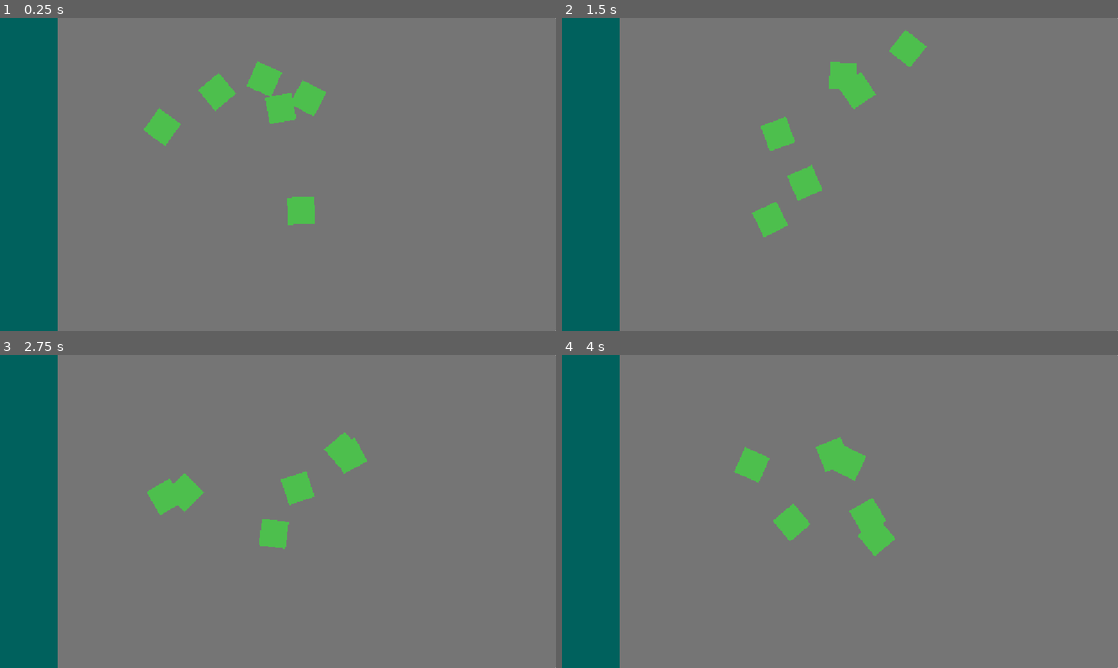
Above: before the commit, frames 1-4 (two rows, left to right).
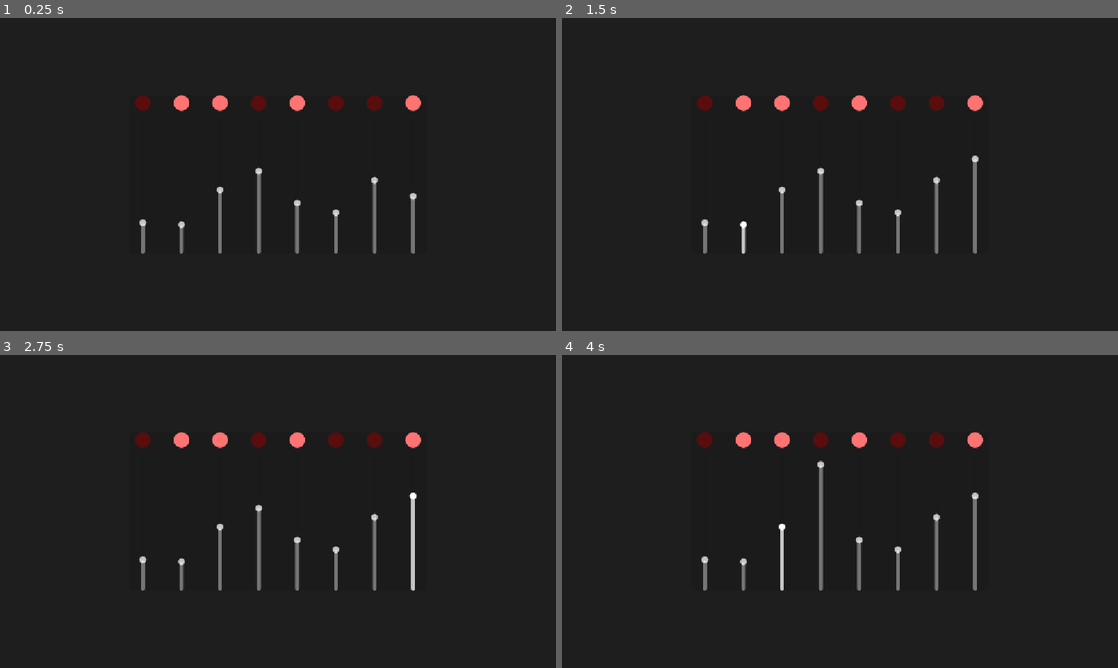
Above: after the commit, the same moments.

Repository: boredguywithacomputer/untitled-hackclub-game
Game: Godot game, scene res://power_minigame.tscn
Same seed, same stepped clock (60 frames per second), same inputs: the game is played once before the commit and once after it. Before the commit the project starts from res://filter_minigame.tscn.
Inputs (mouse positions are in pixels of both pictures, inside the frame that each line leads up to):
- Up to frame 1 (0.25 s): no input
- Up to frame 2 (1.5 s): tap Enter at 0.5 s; move the mouse to (962, 158) at 0.52 s; hold Right 0.53-1.25 s; tap Alt at 0.6 s; click (962, 158) at 0.67 s; drag from (728, 190) to (812, 237) at 1.27 s
- Up to frame 3 (2.75 s): move the mouse to (333, 442) at 2.02 s; hold Right from 2.03 s (still down); tap Alt at 2.1 s; click (333, 442) at 2.17 s
- Up to frame 4 (4 s): release Right at 2.75 s; drag from (812, 574) to (673, 464) at 2.77 s; move the mouse to (1006, 558) at 3.52 s; hold Left from 3.53 s (still down); tap Alt at 3.6 s; click (1006, 558) at 3.67 s

The runs differ from the first frame. In frame 1, 99% of the frame differs, in the area x 0-100%, y 0-100%; in frame 2, 99%; in frame 3, 99%; in frame 4, 99%.

Commit message:
power minigame

Diff:
--- a/filter_minigame.gd
+++ b/filter_minigame.gd
@@ -2,12 +2,12 @@
 
 signal completed
 
-const LEAF_COUNT := 6
+const LEAF_COUNT := 10
 const LEAF_SIZE := Vector2(56, 56)
 const SUCTION_RADIUS := 150.0
-const MIN_V := 60.0
-const MAX_V := 140.0
-const ROAM_RECT := Rect2(300, 20, 480, 410)
+const MIN_V := 90.0
+const MAX_V := 170.0
+const ROAM_RECT := Rect2(200, 20, 800, 610)
 
 @export var leaf_texture: Texture2D
 
--- a/filter_minigame.tscn
+++ b/filter_minigame.tscn
@@ -34,6 +34,16 @@
 clip_contents = true
 layout_mode = 2
 
+[node name="Port" type="ColorRect" parent="Root/Panel/Board" unique_id=72051809]
+custom_minimum_size = Vector2(120, 240)
+layout_mode = 1
+anchors_preset = 9
+anchor_bottom = 1.0
+offset_right = 120.0
+grow_vertical = 2
+mouse_filter = 2
+color = Color(0, 0.3821775, 0.36396405, 1)
+
 [node name="Leaves" type="Control" parent="Root/Panel/Board" unique_id=483653298]
 layout_mode = 1
 anchors_preset = 15
@@ -41,12 +51,3 @@
 anchor_bottom = 1.0
 grow_horizontal = 2
 grow_vertical = 2
-
-[node name="Port" type="ColorRect" parent="Root/Panel/Board" unique_id=72051809]
-custom_minimum_size = Vector2(120, 240)
-layout_mode = 1
-anchors_preset = 9
-anchor_bottom = 1.0
-grow_vertical = 2
-mouse_filter = 2
-color = Color(0, 0.3821775, 0.36396405, 1)
--- /dev/null
+++ b/power_minigame.gd
@@ -0,0 +1,99 @@
+extends CanvasLayer
+
+signal completed
+
+const SLIDER_COUNT := 8
+const SLIDER_SIZE := Vector2(56, 280)
+const LIGHT_SIZE := 32.0 # diameter of each light
+const START_MIN := 0.15
+const START_MAX := 0.85
+const COLOR_ON := Color(1.0, 0.45, 0.45)
+const COLOR_OFF := Color(0.35, 0.05, 0.05)
+const COLOR_DONE := Color(0.2, 0.9, 0.35)
+
+class Lane:
+	var slider: VSlider
+	var light_style: StyleBoxFlat
+	var move_up: bool
+	var done := false
+
+@onready var board: HBoxContainer = $Root/Panel/Board
+
+var lanes: Array[Lane] = []
+var done_count := 0
+
+func _ready() -> void:
+	var directions: Array[bool] = []
+	for i in SLIDER_COUNT:
+		directions.append(i % 2 == 0) # half of them go up, half of them go down
+	directions.shuffle()
+
+	for move_up in directions:
+		lanes.append(_make_lane(move_up))
+
+func _input(event: InputEvent) -> void:
+	if event.is_action_pressed("ui_cancel"):
+		close()
+
+func _make_lane(move_up: bool) -> Lane:
+	var lane := Lane.new()
+	lane.move_up = move_up
+
+	var box := VBoxContainer.new()
+	box.add_theme_constant_override("separation", 16)
+	board.add_child(box)
+
+	# indicator light and lane styling
+	lane.light_style = StyleBoxFlat.new()
+	lane.light_style.set_corner_radius_all(int(LIGHT_SIZE / 2.0))
+	lane.light_style.bg_color = COLOR_ON if move_up else COLOR_OFF
+
+	var light := Panel.new()
+	light.custom_minimum_size = Vector2(LIGHT_SIZE, LIGHT_SIZE)
+	light.size_flags_horizontal = Control.SIZE_SHRINK_CENTER
+	light.add_theme_stylebox_override("panel", lane.light_style)
+	box.add_child(light)
+
+	# slider parameters
+	var s := VSlider.new()
+	s.min_value = 0.0
+	s.max_value = 1.0
+	s.step = 0.001
+	s.scrollable = false
+	s.custom_minimum_size = SLIDER_SIZE
+	s.value = randf_range(START_MIN, START_MAX)
+	s.value_changed.connect(_on_slider_changed.bind(lane))
+	box.add_child(s)
+	lane.slider = s
+
+	return lane
+
+func _on_slider_changed(value: float, lane: Lane) -> void:
+	if lane.done:
+		return
+
+	var top := is_equal_approx(value, lane.slider.max_value)
+	var bottom := is_equal_approx(value, lane.slider.min_value)
+
+	if (lane.move_up and top) or (not lane.move_up and bottom):
+		_lock_in(lane)
+	# otherwise nothing happens if the slider is at the wrong end or in between
+
+# i need to LOCK IN and finish these hours
+func _lock_in(lane: Lane) -> void:
+	lane.done = true
+	lane.slider.editable = false # can't be moved once it's green
+	lane.light_style.bg_color = COLOR_DONE
+
+	done_count += 1 # is a counter the most efficient way to do this? idk
+	if done_count == SLIDER_COUNT:
+		_on_completed()
+
+func _on_completed() -> void:
+	completed.emit()
+	await get_tree().create_timer(1.6).timeout
+	close()
+
+func close() -> void:
+	get_tree().paused = false
+	queue_free()
--- /dev/null
+++ b/power_minigame.tscn
@@ -0,0 +1,43 @@
+[gd_scene format=3 uid="uid://bddg0dskqtti6"]
+
+[ext_resource type="Script" uid="uid://cdh4ym4fknuf" path="res://power_minigame.gd" id="1_ousdp"]
+
+[node name="PowerMinigame" type="CanvasLayer" unique_id=811661893]
+script = ExtResource("1_ousdp")
+
+[node name="Root" type="Control" parent="." unique_id=1050842131]
+layout_mode = 3
+anchors_preset = 15
+anchor_right = 1.0
+anchor_bottom = 1.0
+grow_horizontal = 2
+grow_vertical = 2
+mouse_filter = 2
+
+[node name="Dim" type="ColorRect" parent="Root" unique_id=592711254]
+layout_mode = 1
+anchors_preset = 15
+anchor_right = 1.0
+anchor_bottom = 1.0
+grow_horizontal = 2
+grow_vertical = 2
+color = Color(0, 0, 0, 0.6)
+
+[node name="Panel" type="PanelContainer" parent="Root" unique_id=1241849510]
+layout_mode = 1
+anchors_preset = 8
+anchor_left = 0.5
+anchor_top = 0.5
+anchor_right = 0.5
+anchor_bottom = 0.5
+offset_left = -20.0
+offset_top = -20.0
+offset_right = 20.0
+offset_bottom = 20.0
+grow_horizontal = 2
+grow_vertical = 2
+
+[node name="Board" type="HBoxContainer" parent="Root/Panel" unique_id=1348637690]
+layout_mode = 2
+theme_override_constants/separation = 24
+alignment = 1
--- a/project.godot
+++ b/project.godot
@@ -11,7 +11,7 @@
 [application]
 
 config/name="minigames"
-run/main_scene="uid://mcj53tkwog07"
+run/main_scene="uid://bddg0dskqtti6"
 config/features=PackedStringArray("4.7", "Forward Plus")
 config/icon="res://icon.svg"
 
--- a/minigame_overlay.tscn
+++ b/wiring_minigame.tscn
@@ -1,9 +1,9 @@
 [gd_scene format=3 uid="uid://cnlhyb52jpjvp"]
 
-[ext_resource type="Script" uid="uid://cg081tpvmk2ps" path="res://minigame_overlay.gd" id="1_txglm"]
+[ext_resource type="Script" uid="uid://cg081tpvmk2ps" path="res://wiring_minigame.gd" id="1_bbh5m"]
 
 [node name="WiringMinigame" type="CanvasLayer" unique_id=811661893]
-script = ExtResource("1_txglm")
+script = ExtResource("1_bbh5m")
 
 [node name="Root" type="Control" parent="." unique_id=1050842131]
 layout_mode = 3
Not shown, added: power_minigame.gd.uid
Renamed: minigame_overlay.gd -> wiring_minigame.gd
Renamed: minigame_overlay.gd.uid -> wiring_minigame.gd.uid
